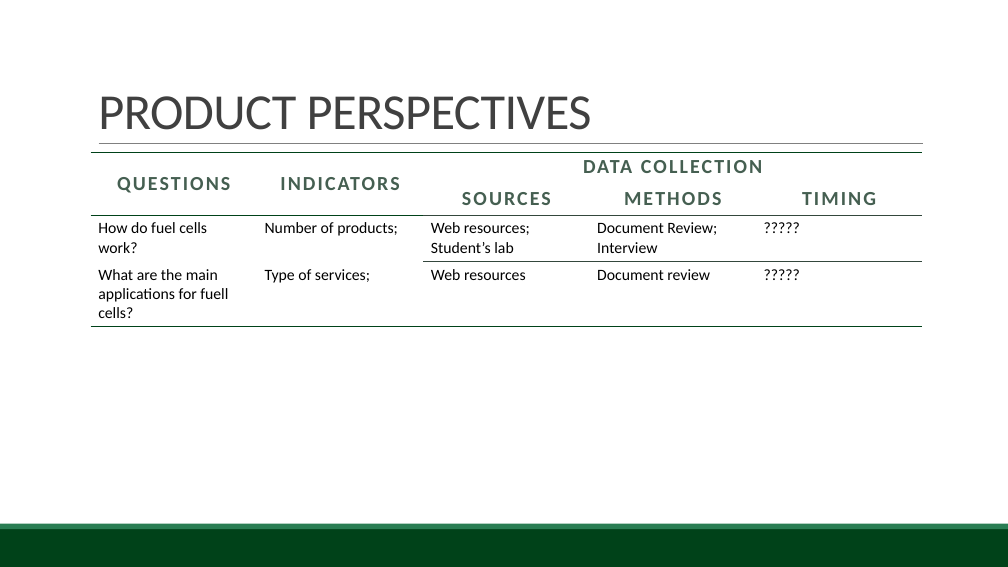
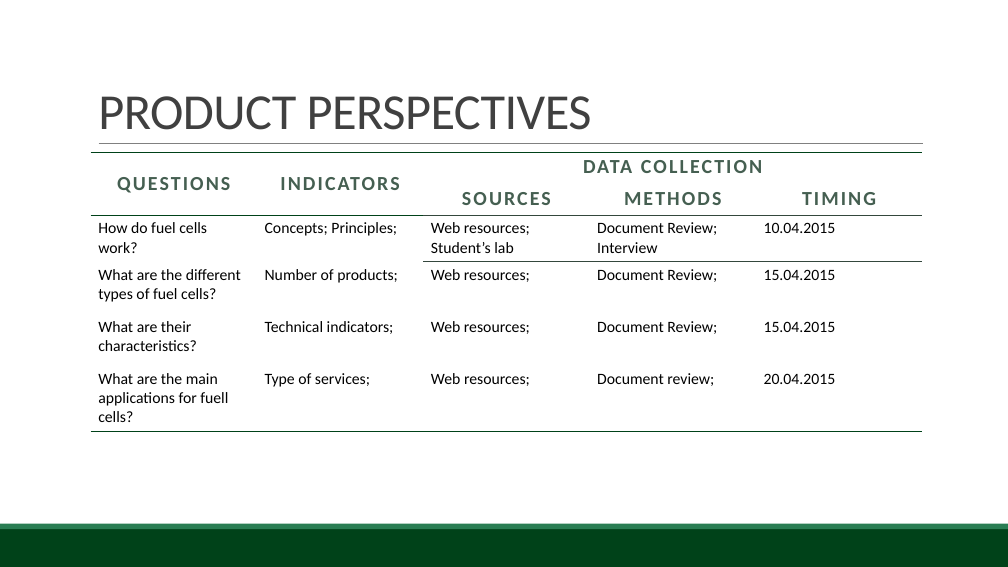
Before and after one commit to BambuGMS/Industry-Analysis-Report, a slide deck: slide 4 of Assignments/Presentations/2015.04.15Presentation_0.1.pptx. Drawn at 1008x567 pixels with LibreOffice and Linux fonts; fonts in the diff are those of the drawing; background and template pictures are left out. Boxes give left, top, right and bottom in pixels: in the first picture for what was removed or moved away, otherwise in the second. Text is boxed around its words. In the diff, an @@ line names an element or a change of style, - is before the commit and + after.

Commit message:
changed the filling of data collection table in product perspectives; deleted the sample column when it was still there; set the titles to CAPS

```diff
--- a/Assignments/Presentations/2015.04.15Presentation_0.1.pptx
+++ b/Assignments/Presentations/2015.04.15Presentation_0.1.pptx
@@ table at [91, 153, 923, 429] @@
-row 3: How do fuel cells work? | Number of products; | Web resources; Student’s lab | Document Review; Interview | ?????
-row 4: What are the main applications for fuell cells? | Type of services; | Web resources | Document review | ?????
+row 3: How do fuel cells work? | Concepts; Principles; | Web resources; Student’s lab | Document Review; Interview | 10.04.2015
+row 4: What are the different types of fuel cells? | Number of products; | Web resources; | Document Review; | 15.04.2015
+row 5: What are their characteristics? | Technical indicators; | Web resources; | Document Review; | 15.04.2015
+row 6: What are the main applications for fuell cells? | Type of services; | Web resources; | Document review; | 20.04.2015
```
Also in this commit, not shown: 6 other slides changed.
